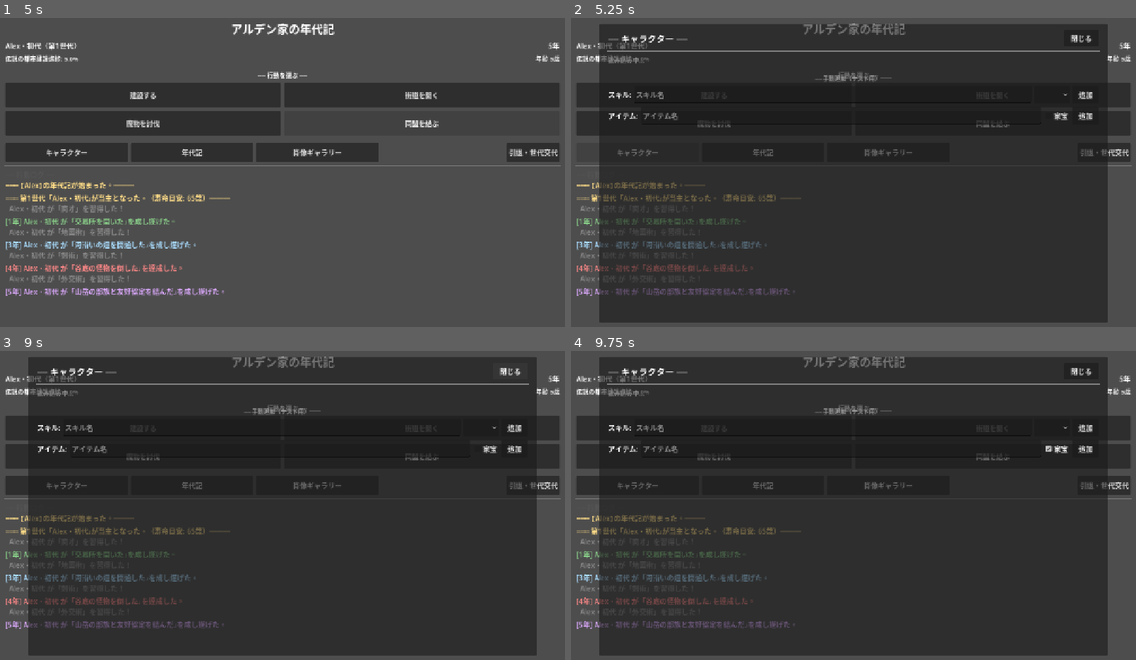
Above: before the commit, frames 1-4 (two rows, left to right).
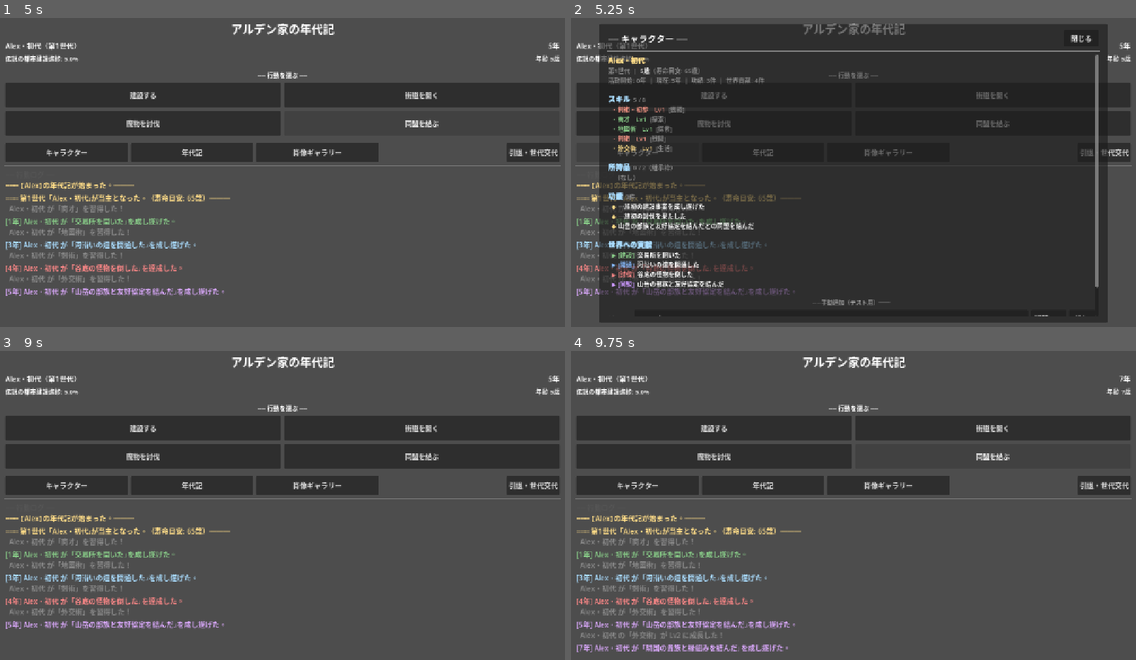
Above: after the commit, the same moments.

Repository: bakery48/Kingdom
Game: Godot game, scene res://scenes/main/Main.tscn
The game is run twice, just before and just after one commit, with the same random seed, the same clock (stepped at 60 frames per second) and the same inputs.
Inputs (mouse positions are in pixels of both pictures, inside the frame that each line leads up to):
- Up to frame 1 (5 s): click (254, 67) at 0.52 s; type "Alex" at 0.6 s; click "年代記を始める" at 1.25 s; click "建設する" at 2 s; click "街道を開く" at 2.75 s; click "魔物を討伐" at 3.5 s; click "同盟を結ぶ" at 4.25 s
- Up to frame 2 (5.25 s): click "キャラクター" at 5 s
- Up to frame 3 (9 s): click "追加" at 5.75 s; click "年代記" at 6.5 s; click "肖像ギャラリー" at 7.25 s; click "引退・世代交代" at 8 s; click "閉じる" at 8.75 s
- Up to frame 4 (9.75 s): click (1056, 449) at 9.5 s, where only the run before the commit has a clickable "家宝"

Frame 1 is identical in both runs. In frame 2, 4.6% of the frame differs, in the area x 6-94%, y 11-97%; in frame 3, 70%; in frame 4, 73%, in the area x 1-98%, y 1-99%.
Error before the commit: Parse Error: Cannot infer the type of "cat" variable because the value doesn't have a set type. (res://scenes/character/Character.gd:132)

Commit message:
Fix type inference error in Character skill-add handler
Godot 4.6 stricter type inference requires explicit Array[String] and
String annotations for the categories array and cat variable.

https://claude.ai/code/session_015UZAWckTp4GrFBMfyWdPC6

Diff:
--- a/scenes/character/Character.gd
+++ b/scenes/character/Character.gd
@@ -127,9 +127,9 @@
 	var skill_name := _skill_name_input.text.strip_edges()
 	if skill_name.is_empty():
 		return
-	var categories := ["combat", "exploration", "life"]
+	var categories: Array[String] = ["combat", "exploration", "life"]
 	var sel_id := _skill_cat_option.get_item_id(_skill_cat_option.selected)
-	var cat := categories[clamp(sel_id, 0, 2)]
+	var cat: String = categories[clamp(sel_id, 0, 2)]
 	var skill := Skill.new(
 		skill_name.to_lower().replace(" ", "_") + "_" + str(gen.id),
 		skill_name, 1, cat, -1
